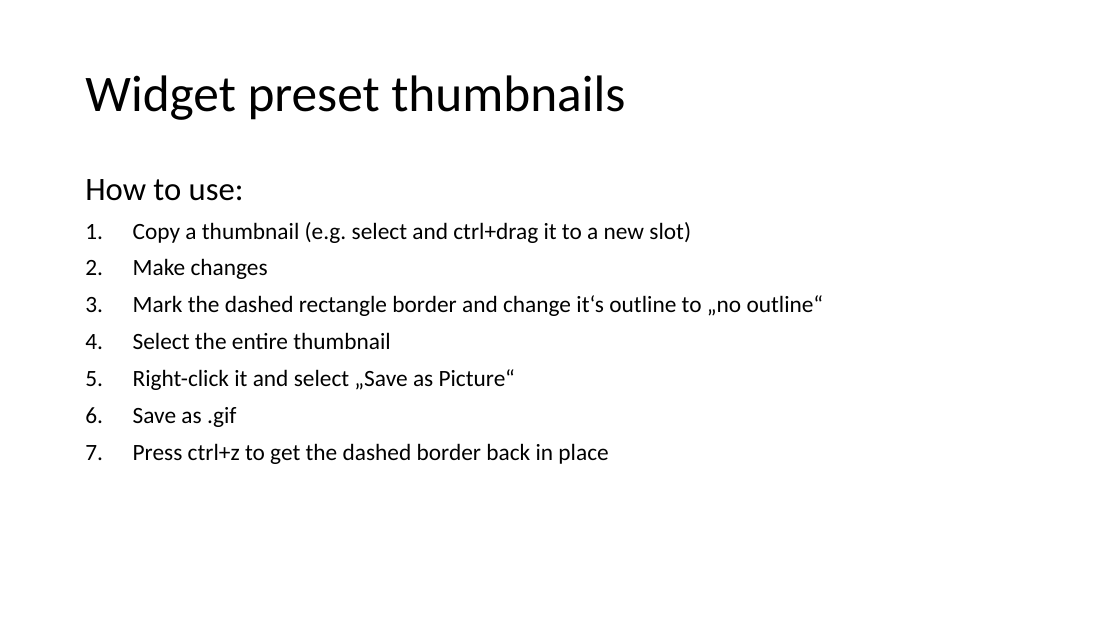
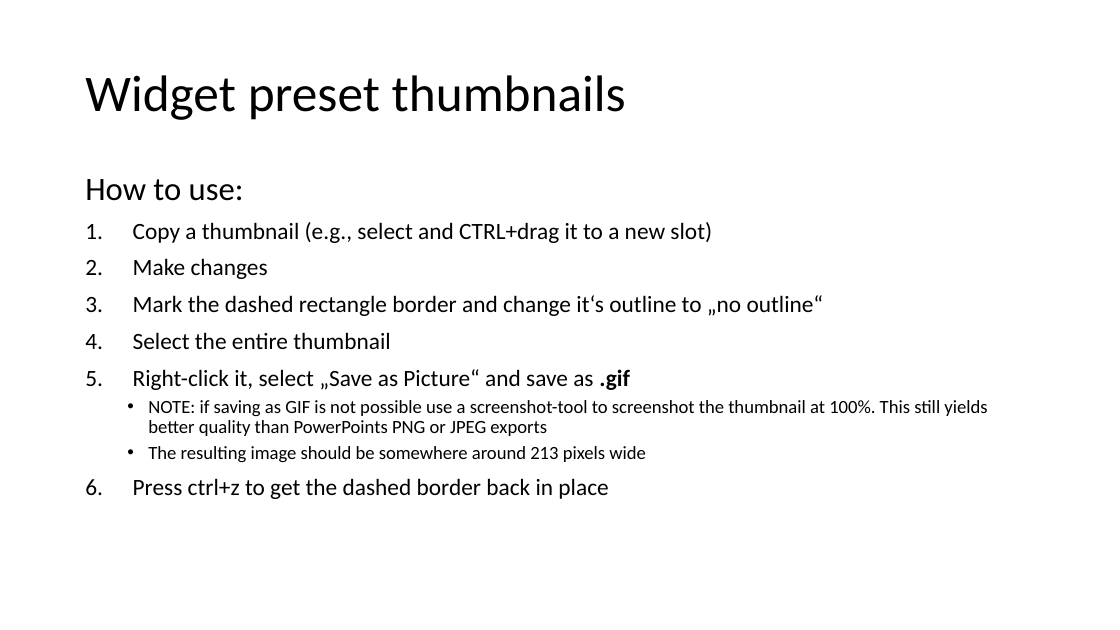
Before and after one commit to ExFace/Core, a slide deck: slide 1 of Docs/documentation/uxon_presets.pptx. Drawn at 1120x630 pixels with LibreOffice and Linux fonts; fonts in the diff are those of the drawing. Boxes give left, top, right and bottom in pixels: in the first picture for what was removed or moved away, otherwise in the second. Text is boxed around its words. In the diff, an @@ line names an element or a change of style, - is before the commit and + after.

Commit message:
DOCS added UXON presets for nested data, tags and more

```diff
--- a/Docs/documentation/uxon_presets.pptx
+++ b/Docs/documentation/uxon_presets.pptx
@@ text at box(133, 222, 712, 243): text changed @@
-1. Copy a thumbnail (e.g. select and ctrl+drag it to a new slot)
+1. Copy a thumbnail (e.g., select and CTRL+drag it to a new slot)
@@ text at box(133, 369, 987, 463): text changed; size 20 to 16 pt @@
-5. Right-click it and select „Save as Picture“
-6. Save as .gif
+5. Right-click it, select „Save as Picture“ and save as .gif
+  • NOTE: if saving as GIF is not possible use a screenshot-tool to screenshot the thumbnail at 100%. This still yields better quality than PowerPoints PNG or JPEG exports
+  • The resulting image should be somewhere around 213 pixels wide
```
Also in this commit, not shown: 6 other slides changed, 8 other files.
